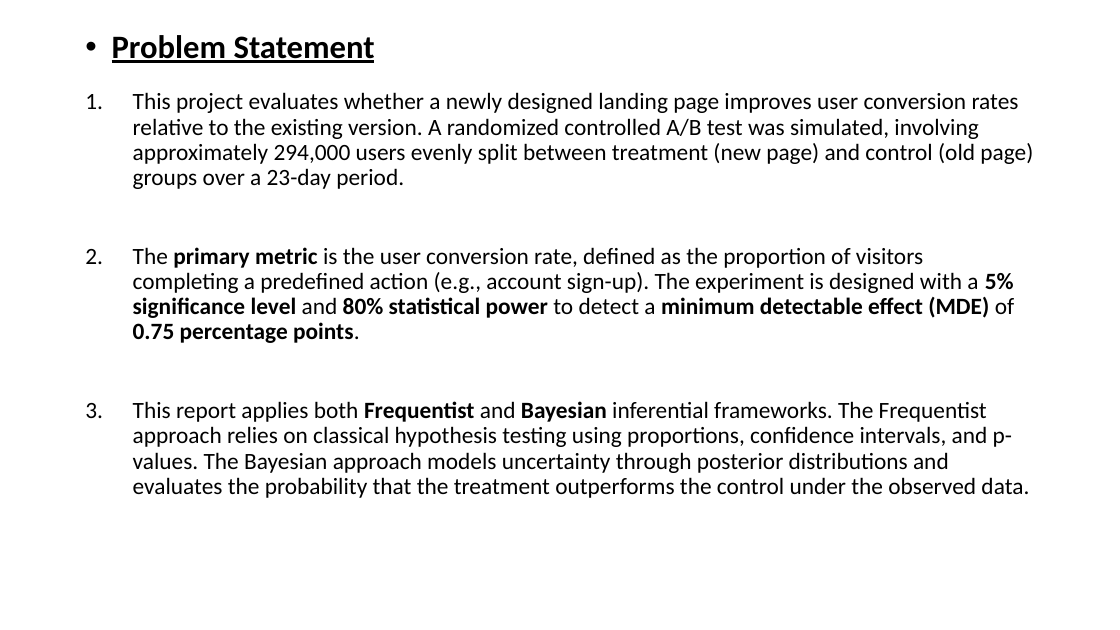
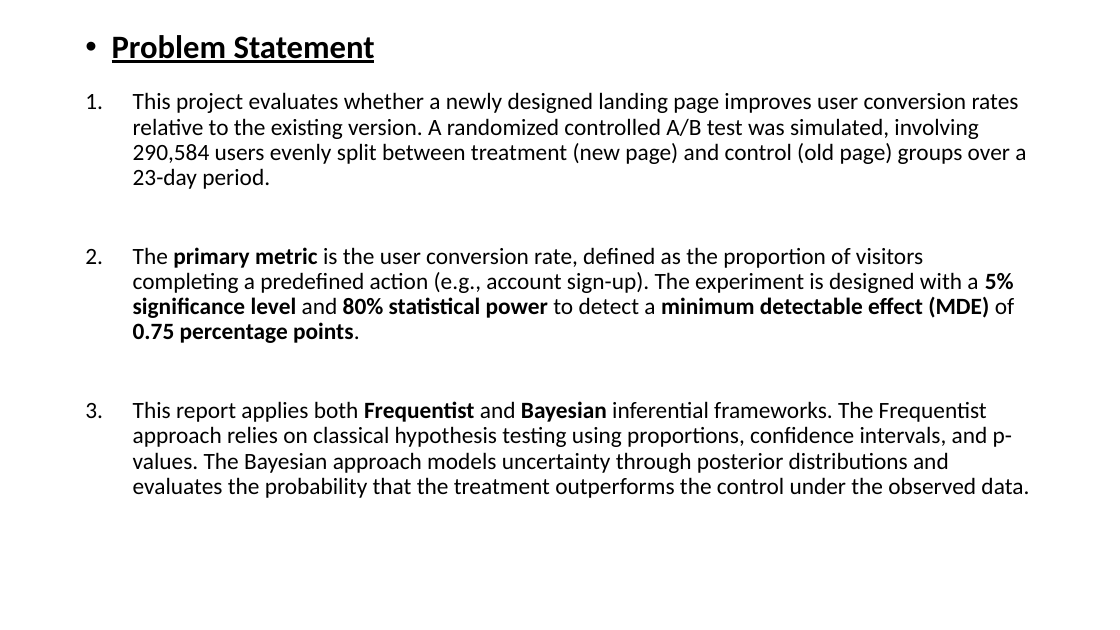
Before and after one commit to BillyGeros94/ab-testing-analysis, a slide deck: slide 2 of presentation/AB Test Presentation.pptx. Drawn at 1120x630 pixels with LibreOffice and Linux fonts; fonts in the diff are those of the drawing. Boxes give left, top, right and bottom in pixels: in the first picture for what was removed or moved away, otherwise in the second. Text is boxed around its words. In the diff, an @@ line names an element or a change of style, - is before the commit and + after.

Commit message:
Add validity checks and correct reported figures
Add experiment checks in src/checks.R: sample ratio, weekly effect,
a rerun without users who have mismatched rows, and country tests.
Set a seed and save key numbers to results/.

Correct the README and slides to use cleaned figures throughout,
state that mismatches were removed at row level, and replace the UK
follow-up recommendation. The decision to hold is unchanged.

```diff
--- a/presentation/AB Test Presentation.pptx
+++ b/presentation/AB Test Presentation.pptx
@@ text at bbox=[133, 92, 1026, 189]: text changed @@
-1. This project evaluates whether a newly designed landing page improves user conversion rates relative to the existing version. A randomized controlled A/B test was simulated, involving approximately 294,000 users evenly split between treatment (new page) and control (old page) groups over a 23-day period.
+1. This project evaluates whether a newly designed landing page improves user conversion rates relative to the existing version. A randomized controlled A/B test was simulated, involving 290,584 users evenly split between treatment (new page) and control (old page) groups over a 23-day period.
```
Also in this commit, not shown: 7 other slides changed, 9 other files.
